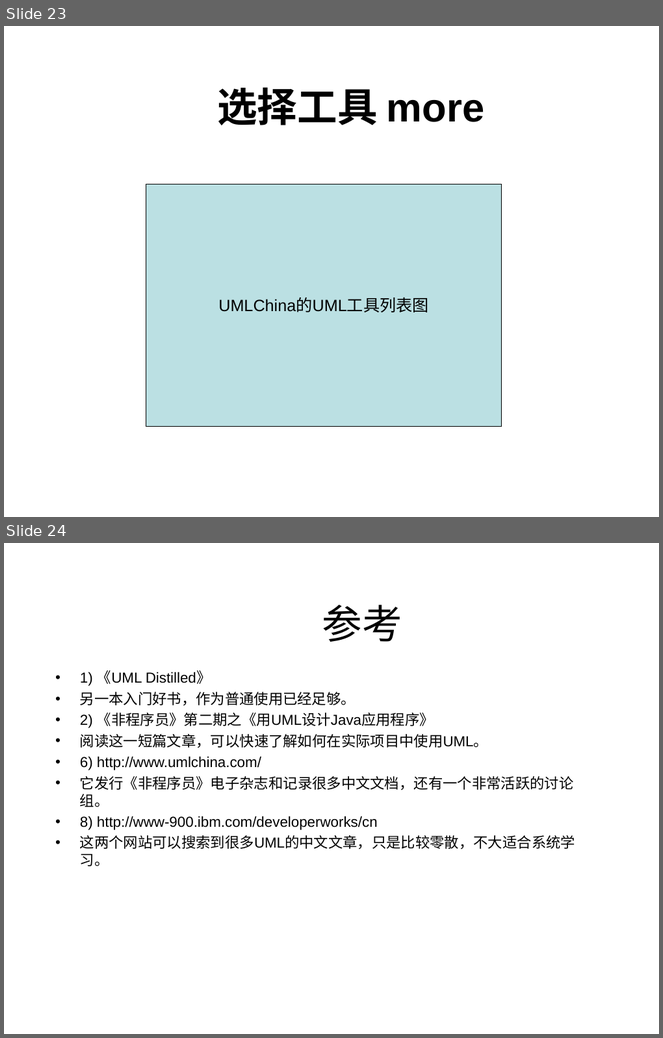
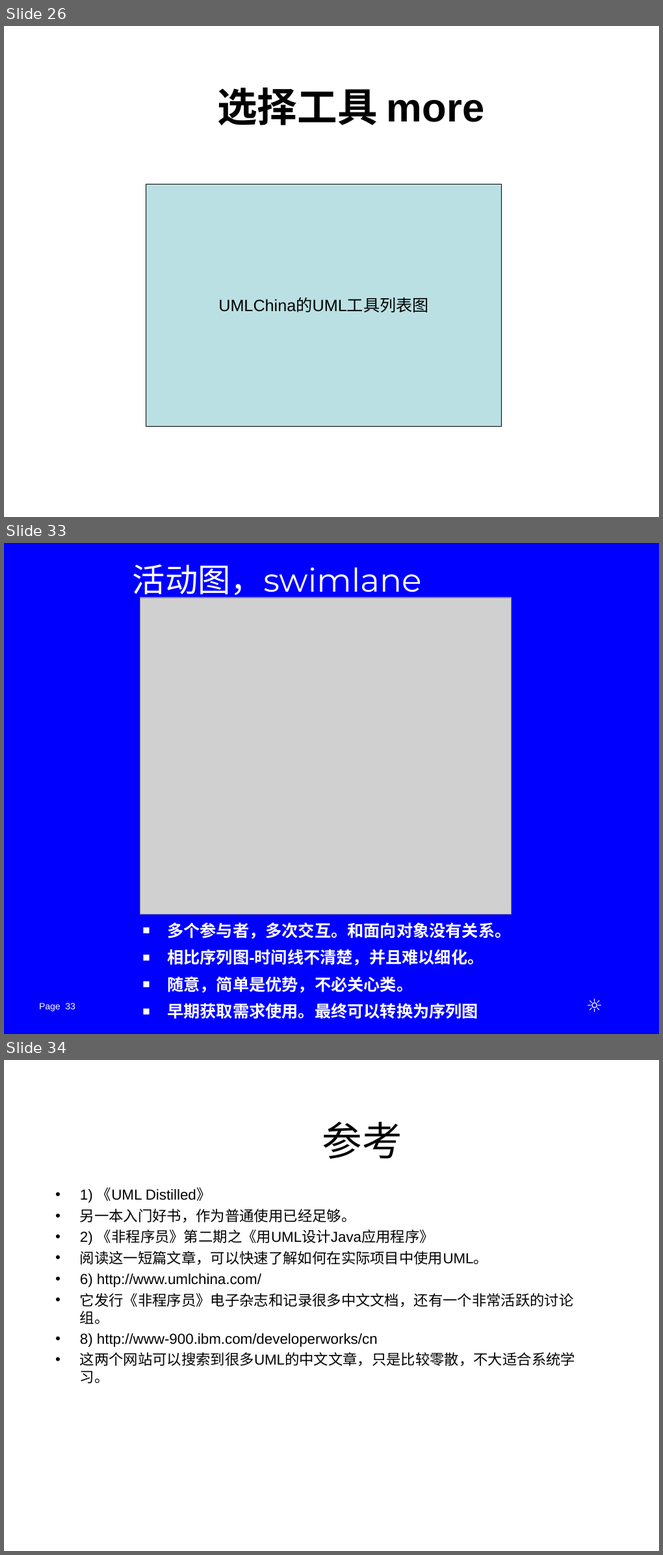
Before and after one commit to 1000copy/delpy, a slide deck: docs/1021project/UML理论和实践.ppt. Shown one above the other, each under a label of ours: slides 23 and 24 before the commit, slides 26, 33 and 34 after it; the slides between them are not shown. The pictures are 663x1038 and 663x1555 pixels, drawn with LibreOffice and Linux fonts; fonts in the diff are those of the drawing; grey boxes stand for pictures; background and template pictures are left out. Boxes give left, top, right and bottom in pixels: in the first picture for what was removed or moved away, otherwise in the second. Text is boxed around its words. In the diff, an @@ line names an element or a change of style, - is before the commit and + after.

```diff
--- a/docs/1021project/UML理论和实践.ppt
+++ b/docs/1021project/UML理论和实践.ppt
@@ slide 33 added at bbox=[4, 543, 659, 1034], background #0000FF @@
@@ title added at bbox=[133, 564, 422, 600], 36 pt, text #FFFFFF @@
+活动图，swimlane
@@ picture added at bbox=[140, 598, 511, 915] @@
@@ text added at bbox=[167, 923, 511, 1019], 18 pt, text #FFFFFF, bold @@
+■ 多个参与者，多次交互。和面向对象没有关系。
+■ 相比序列图-时间线不清楚，并且难以细化。
+■ 随意，简单是优势，不必关心类。
+■ 早期获取需求使用。最终可以转换为序列图
@@ page number added at bbox=[39, 1003, 76, 1012], 10 pt, text #FFFFFF @@
+Page 33
@@ text added at bbox=[580, 995, 599, 1020], 20 pt, text #FFFFFF, bold @@
+☼
@@ what was slide 23 is now slide 26 @@
@@ what was slide 24 is now slide 34 @@
```
Also in this commit, not shown: 6 slides changed, 10 other slides added, 1 slide removed.
